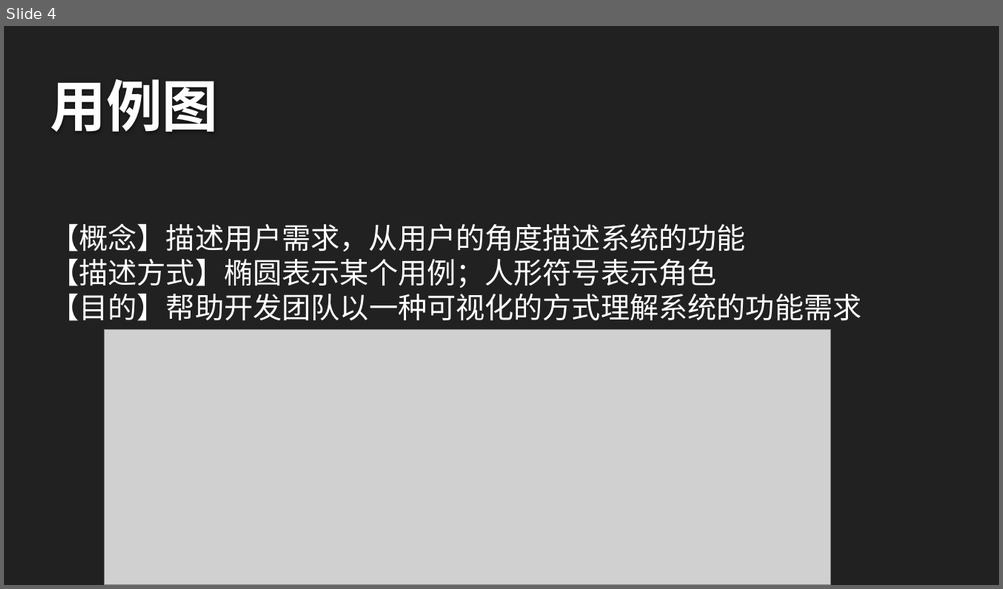
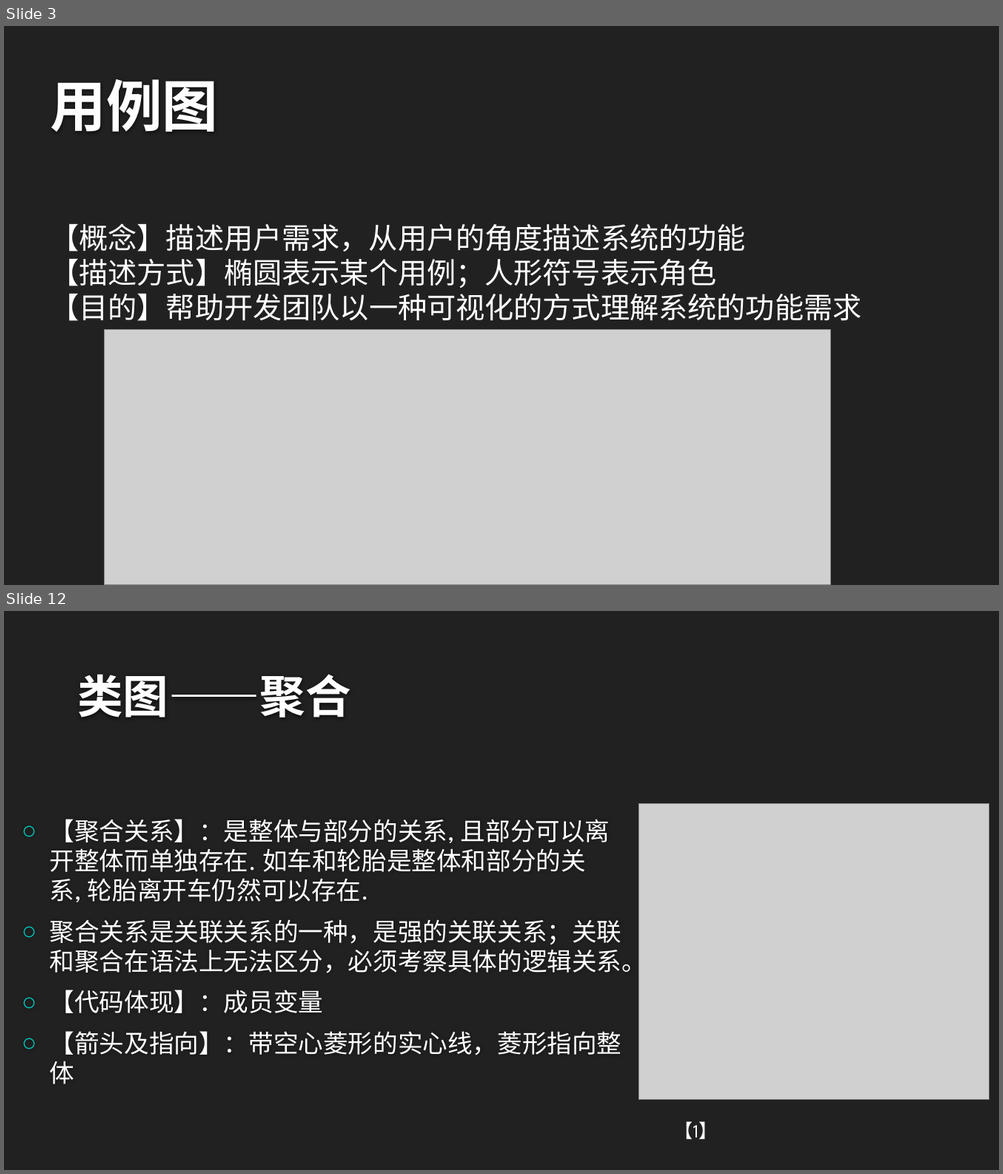
Before and after one commit to twn422/PRD2017, a slide deck: PRD-2017-G24/STW/非受控文件/翻转课堂作业/UML基础1/UML基础Ⅰ.pptx. Shown one above the other, each under a label of ours: slide 4 before the commit, slides 3 and 12 after it; the slides between them are not shown. The pictures are 1003x589 and 1003x1174 pixels, drawn with LibreOffice and Linux fonts; fonts in the diff are those of the drawing; grey boxes stand for pictures; background and template pictures are left out. Boxes give left, top, right and bottom in pixels: in the first picture for what was removed or moved away, otherwise in the second. Text is boxed around its words. In the diff, an @@ line names an element or a change of style, - is before the commit and + after.

```diff
--- a/PRD-2017-G24/STW/非受控文件/翻转课堂作业/UML基础1/UML基础Ⅰ.pptx
+++ b/PRD-2017-G24/STW/非受控文件/翻转课堂作业/UML基础1/UML基础Ⅰ.pptx
@@ slide 12 added at [4, 611, 999, 1170], background #212121 @@
@@ title added at [77, 674, 351, 718], 44 pt, text #FEFEFE, bold @@
+类图——聚合
@@ picture added at [639, 803, 989, 1100] @@
@@ text added at [50, 819, 646, 1085], 24 pt, text #FFFFFF @@
+○ 【聚合关系】：是整体与部分的关系, 且部分可以离开整体而单独存在. 如车和轮胎是整体和部分的关系, 轮胎离开车仍然可以存在.
+○ 聚合关系是关联关系的一种，是强的关联关系；关联和聚合在语法上无法区分，必须考察具体的逻辑关系。
+○ 【代码体现】：成员变量
+○ 【箭头及指向】：带空心菱形的实心线，菱形指向整体
@@ text added at [674, 1122, 717, 1139], 18 pt, text #FFFFFF @@
+【1】
@@ what was slide 4 is now slide 3 @@
```
Also in this commit, not shown: 3 slides changed, 18 other slides added, 15 slides removed, 1 other file.
